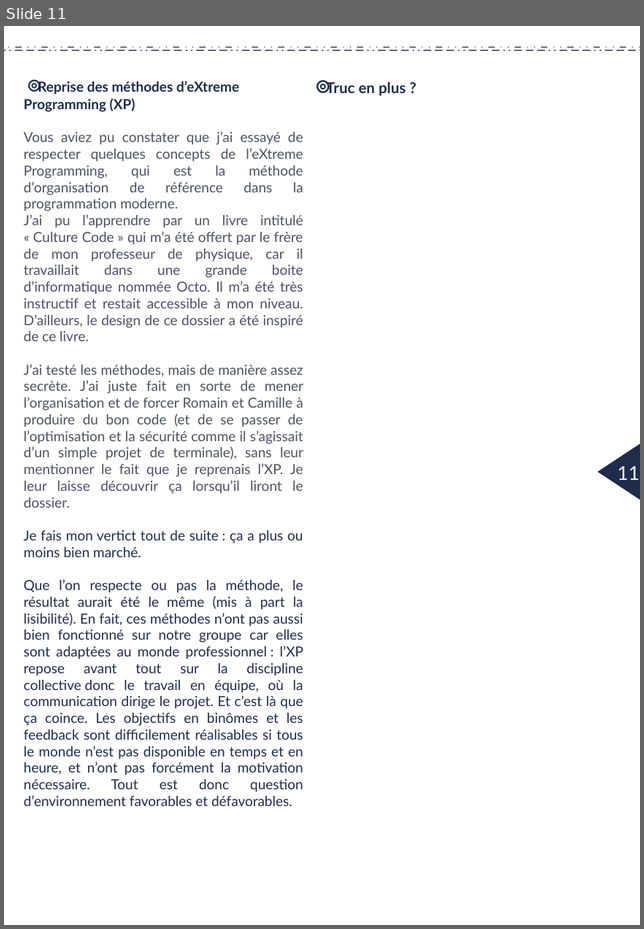
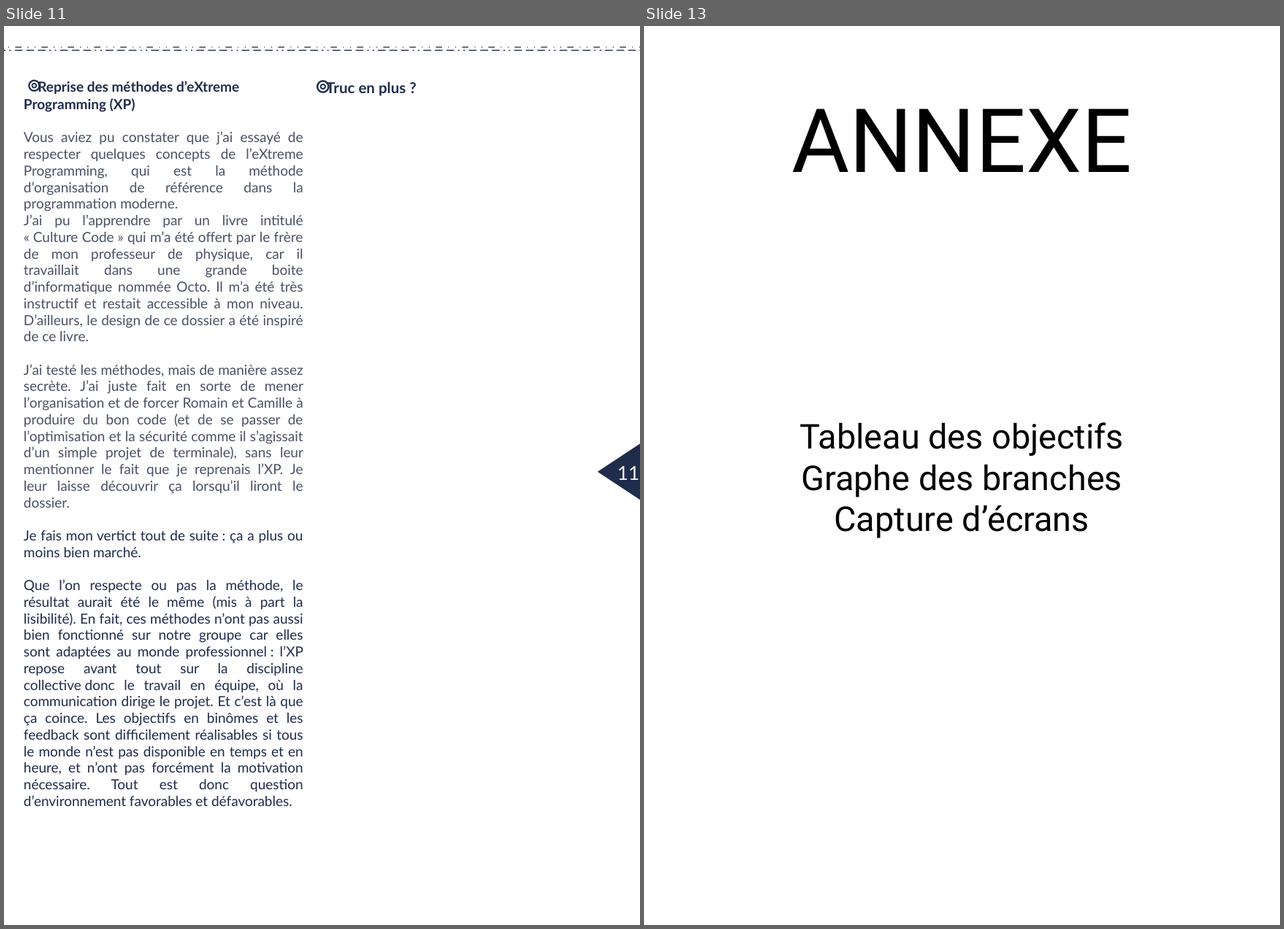
Before and after one commit to LoganTann/panneau, a slide deck: compte-rendu/CR_papier.odp. Shown side by side, each under a label of ours: slide 11 before the commit, slides 11 and 13 after it; the slides between them are not shown. The pictures are 644x929 and 1284x929 pixels, drawn with LibreOffice and Linux fonts; fonts in the diff are those of the drawing. Boxes give left, top, right and bottom in pixels: in the first picture for what was removed or moved away, otherwise in the second. Text is boxed around its words. In the diff, an @@ line names an element or a change of style, - is before the commit and + after.

Commit message:
ajout des annexes (incomplet)

```diff
--- a/compte-rendu/CR_papier.odp
+++ b/compte-rendu/CR_papier.odp
@@ slide 13 added at bbox=[644, 26, 1280, 925], background #FFFFFF @@
@@ title added at bbox=[791, 108, 1132, 172], 83 pt, text #000000 @@
+ANNEXE
@@ subtitle added at bbox=[799, 422, 1124, 538], 32 pt, text #000000 @@
+Tableau des objectifs
+Graphe des branches
+Capture d’écrans
```
Also in this commit, not shown: 5 other slides added.
